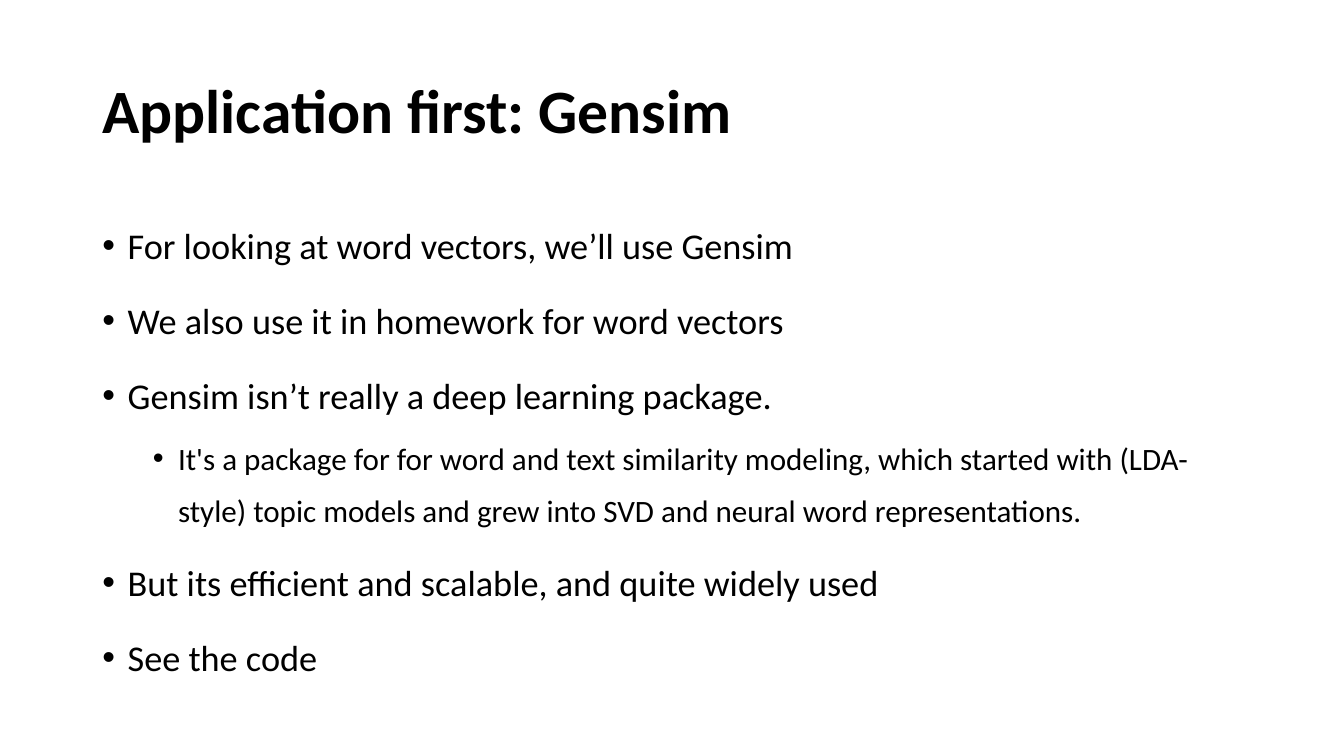
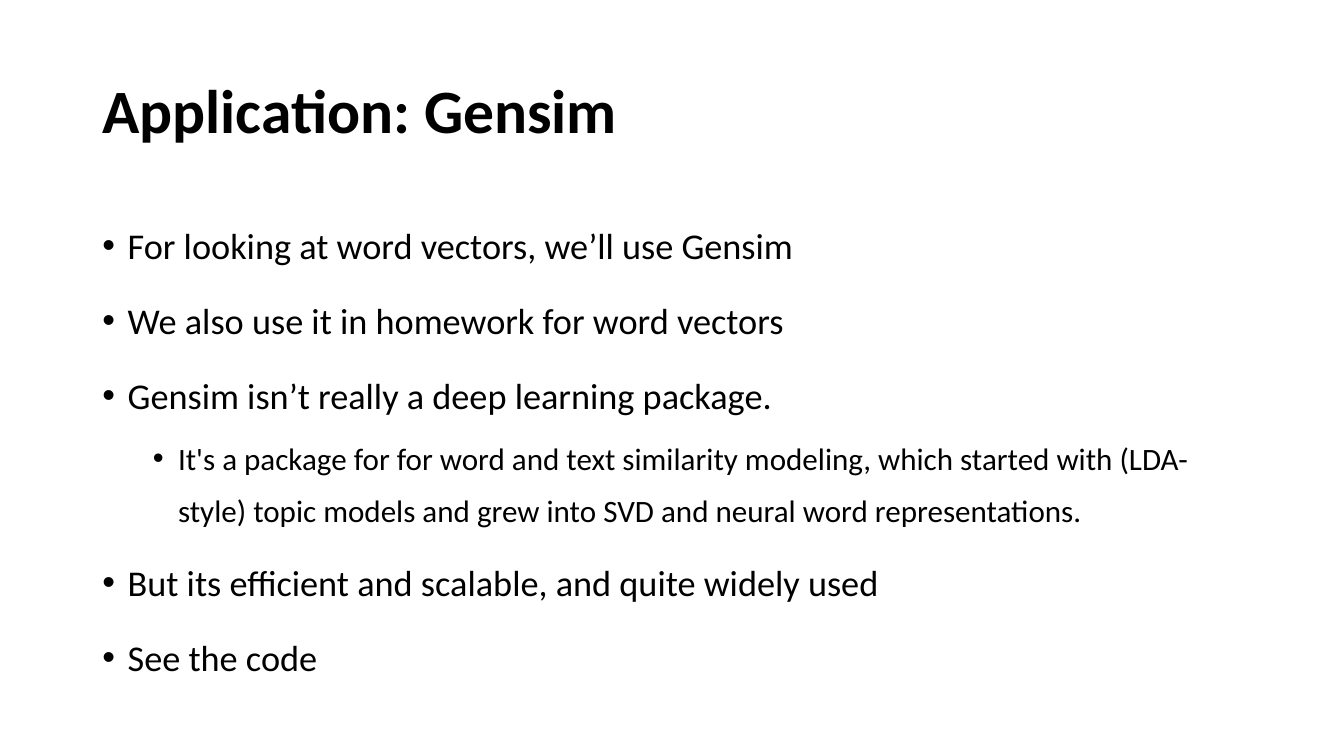
Before and after one commit to YeabinMoonEcon/BUS211, a slide deck: slide 106 of BUS243_NLP/lecture_notes/Lecture6_2.pptx (slide 114 before the commit). Drawn at 1344x756 pixels with LibreOffice and Linux fonts; fonts in the diff are those of the drawing. Boxes give left, top, right and bottom in pixels: in the first picture for what was removed or moved away, otherwise in the second. Text is boxed around its words. In the diff, an @@ line names an element or a change of style, - is before the commit and + after.

```diff
--- a/BUS243_NLP/lecture_notes/Lecture6_2.pptx
+++ b/BUS243_NLP/lecture_notes/Lecture6_2.pptx
@@ title at (102,89,617,143): text changed @@
-Application first: Gensim
+Application: Gensim
```
Also in this commit, not shown: 4 other slides changed, 6 slides added, 17 slides removed.
